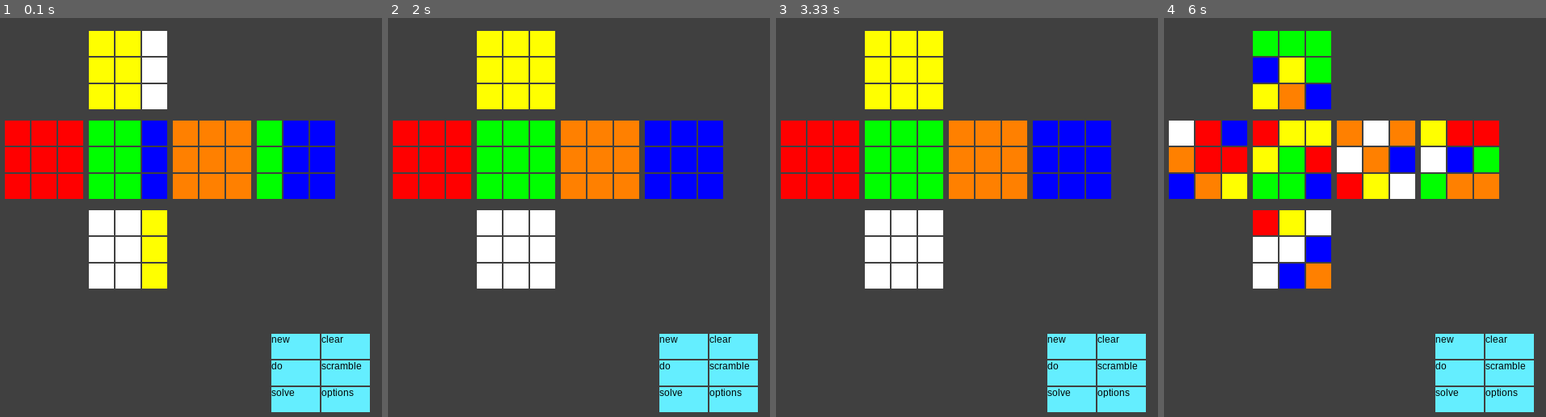
Above: before the commit, frames 1-4 (left to right).
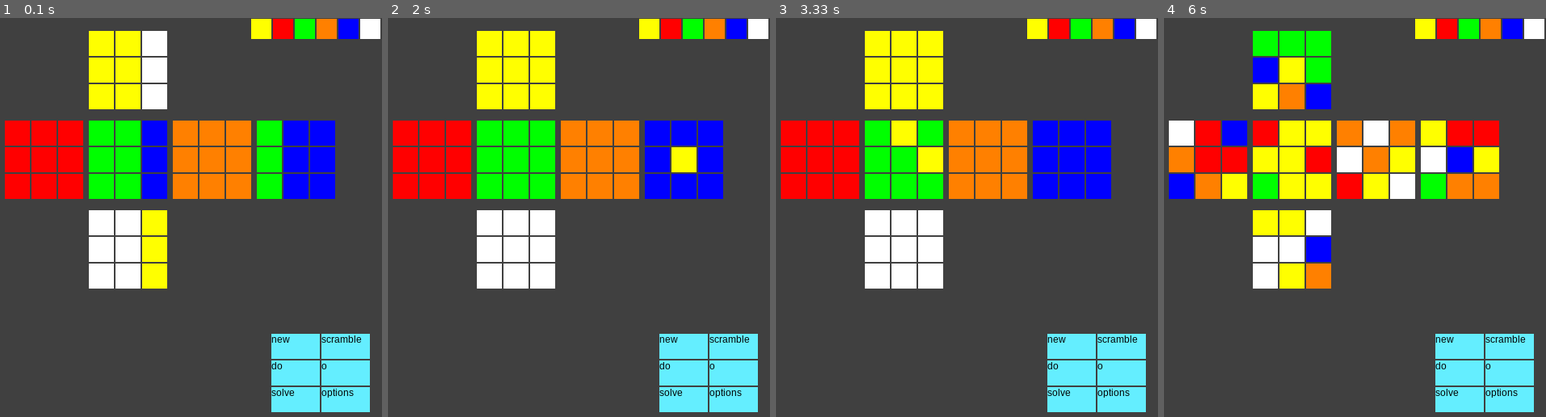
Above: after the commit, the same moments.

Repository: Markek1/Rubiks-cube-simulator
Game: pygame game, started from gui.py
Same seed, same stepped clock (60 frames per second), same inputs: the game is played once before the commit and once after it.
Inputs (mouse positions are in pixels of both pictures, inside the frame that each line leads up to):
- Up to frame 1 (0.1 s): no input
- Up to frame 2 (2 s): click (647, 29) at 0.43 s; click (433, 165) at 0.8 s; click "new" at 1.2 s; click (685, 165) at 1.6 s
- Up to frame 3 (3.33 s): click "scramble" at 2 s; click "new" at 2.4 s; click (944, 149) at 2.8 s; click (898, 137) at 3.2 s
- Up to frame 4 (6 s): click (1450, 185) at 3.6 s; move the mouse to (1492, 189) at 3.87 s; click (1492, 189) at 4 s; move the mouse to (1427, 149) at 4.27 s; click (1427, 149) at 4.4 s; click (1225, 141) at 4.8 s; click "scramble" at 5.2 s; click (1293, 165) at 5.6 s; move the mouse to (1255, 185) at 5.87 s

The runs differ from the first frame. In frame 1, 1.8% of the frame differs, in the area x 65-100%, y 0-89%; in frame 2, 2.2%; in frame 3, 2.6%; in frame 4, 4.7%, in the area x 23-100%, y 0-89%.

Commit message:
added color painting

Diff:
--- a/gui.py
+++ b/gui.py
@@ -50,12 +50,6 @@
                 pygame.draw.rect(screen, cube.COLORS[side.squares[j][i].color], side.squares[j][i].rect)
 
 
-def draw_text(text, font, color, surface, coordinates):
-    textobj = font.render(text, 1, color)
-    textrect = textobj.get_rect()
-    textrect.topleft = coordinates
-    surface.blit(textobj, textrect)
-
 TEXTS = {}
 def assign_button_coordinates(names, start_x, start_y):
     '''Assigns each button its coordinates.
@@ -69,6 +63,29 @@
                                         BUTTON_WIDTH - 2, BUTTON_HEIGHT - 2)
             TEXTS[names[j][i]] = (start_x + i * BUTTON_WIDTH, start_y + j * BUTTON_HEIGHT)
 
+def draw_text(text, font, color, surface, coordinates):
+    textobj = font.render(text, 1, color)
+    textrect = textobj.get_rect()
+    textrect.topleft = coordinates
+    surface.blit(textobj, textrect)
+
+def draw_buttons():
+    for text, button in zip(TEXTS.keys(), BUTTONS.values()):
+        pygame.draw.rect(screen, BUTTON_COLOR, button)
+        draw_text(text, FONT, TEXT_COLOR, screen, TEXTS[text])
+
+
+COLOR_CHOICES = []
+def assign_color_choice_coordinates(start_x, start_y):
+    for i in range(6):
+        COLOR_CHOICES.append(pygame.Rect(start_x + i * COLOR_CHOICE_WIDTH, start_y,
+                                COLOR_CHOICE_WIDTH - 2, COLOR_CHOICE_HEIGHT - 2))
+
+def draw_color_choices():
+    for i, color in enumerate(cube.COLORS.values()):
+        pygame.draw.rect(screen, color, COLOR_CHOICES[i])
+
+
 
 FPS = 10
 BACKGROUND_COLOR = (64, 64, 64)
@@ -81,8 +98,8 @@
 BUTTON_COLOR = (100,238,255)
 BUTTON_WIDTH, BUTTON_HEIGHT = WIDTH // 8, HEIGHT // 15
 BUTTONS = {}
-BUTTON_NAMES = [['new', 'clear'],
-                ['do', 'scramble'],
+BUTTON_NAMES = [['new', 'scramble'],
+                ['do', 'o'],
                 ['solve', 'options']]
 BUTTONS_SHAPE = (len(BUTTON_NAMES), len(BUTTON_NAMES[0]))
 assign_button_coordinates(BUTTON_NAMES,
@@ -91,6 +108,12 @@
 
 FONT = pygame.font.SysFont('bahnschrift', 12)
 TEXT_COLOR = (0, 0, 0)
+
+COLOR_CHOICE_WIDTH = WIDTH // 18
+COLOR_CHOICE_HEIGHT = COLOR_CHOICE_WIDTH
+COLOR_CHOICE_X = WIDTH - 6 * COLOR_CHOICE_WIDTH
+COLOR_CHOICE_Y = 1
+assign_color_choice_coordinates(COLOR_CHOICE_X, COLOR_CHOICE_Y)
 
 c = cube.Cube()
 CUBE_WIDTH, CUBE_HEIGHT = WIDTH // 1.2, HEIGHT // 1.5
@@ -104,7 +127,6 @@
         click = False
 
         events = pygame.event.get()
-
         for event in events:
             if event.type == QUIT:
                 pygame.quit()
@@ -117,16 +139,17 @@
                 if event.button == 1:
                     click = True
 
-        screen.fill(BACKGROUND_COLOR)
-
         # if there are moves to do, do them
         try:
             side_name, rotation = next(moves_to_do)
             c.rotate_side(side_name, rotation)
-        except:
+        except StopIteration:
             pass
 
+        screen.fill(BACKGROUND_COLOR)
         draw_cube()
+        draw_color_choices()
+        draw_buttons()
 
         mx, my = pygame.mouse.get_pos()
         if click:
@@ -137,19 +160,19 @@
                     for j in range(3):
                         for i in range(3):
                             if side.squares[j][i].rect.collidepoint((mx, my)):
-                                print(side.squares[j][i].color)
+                                side.squares[j][i].color = chosen_color
                     break
+
+            # chosing painting color
+            for i, color in enumerate(cube.COLORS):
+                if COLOR_CHOICES[i].collidepoint((mx, my)):
+                    chosen_color = color
 
             if BUTTONS['new'].collidepoint((mx, my)):
                 c.generate_solved_cube()
             elif BUTTONS['scramble'].collidepoint((mx, my)):
                 c.scramble()
 
-        # button drawing
-        for text, button in zip(TEXTS.keys(), BUTTONS.values()):
-            pygame.draw.rect(screen, BUTTON_COLOR, button)
-            draw_text(text, FONT, TEXT_COLOR, screen, TEXTS[text])
-
         pygame.display.update()
         main_clock.tick(FPS)
 
